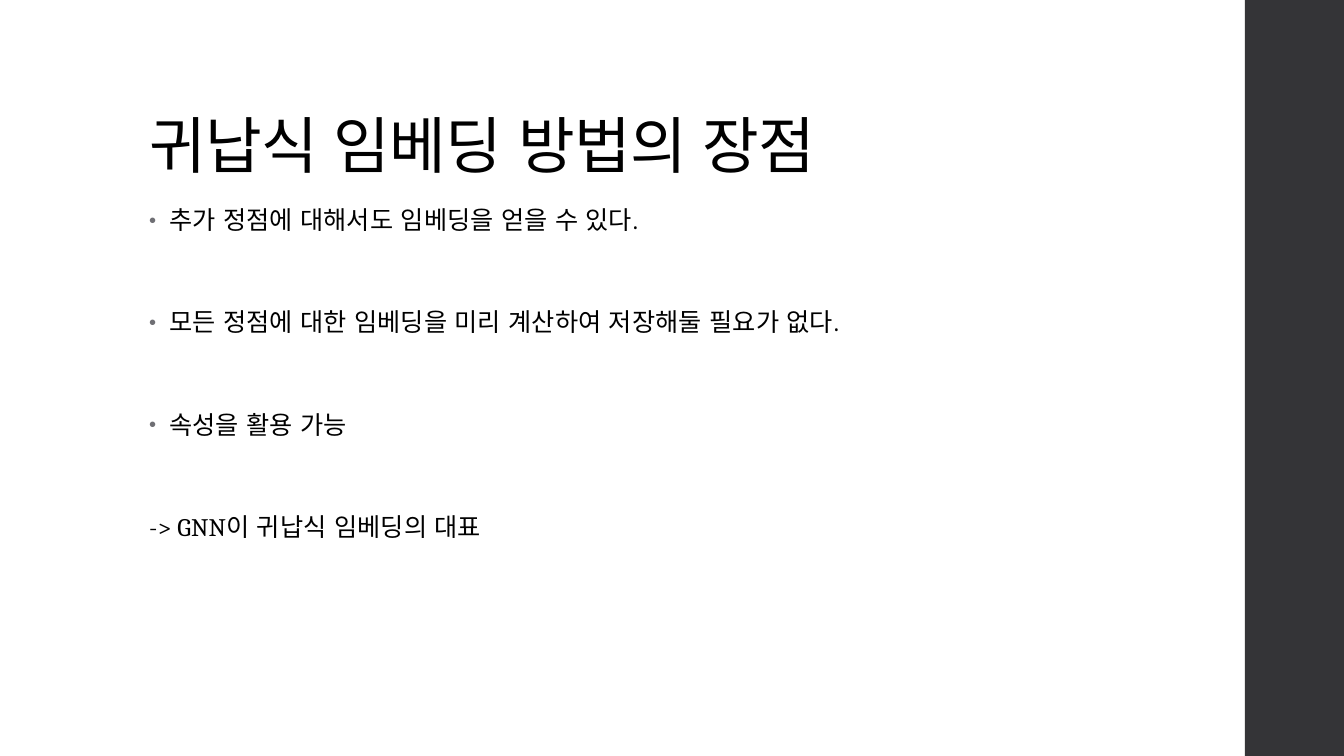
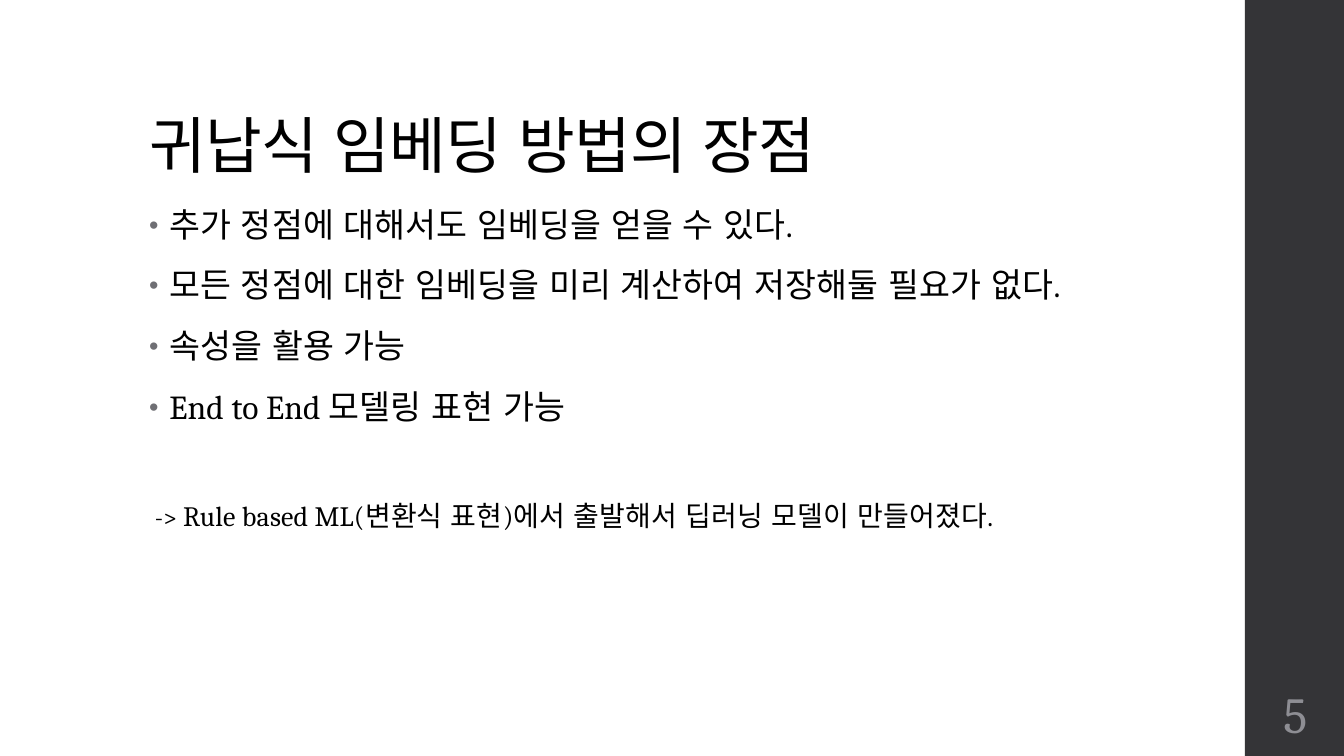
Before and after one commit to team-fairy/JunCheol, a slide deck: slide 5 of Presentation_resource/GNN.pptm. Drawn at 1344x756 pixels with LibreOffice and Linux fonts; fonts in the diff are those of the drawing. Boxes give left, top, right and bottom in pixels: in the first picture for what was removed or moved away, otherwise in the second. Text is boxed around its words. In the diff, an @@ line names an element or a change of style, - is before the commit and + after.

```diff
--- a/Presentation_resource/GNN.pptm
+++ b/Presentation_resource/GNN.pptm
@@ text at box(169, 209, 1061, 361): size 18 to 24 pt in "추가 정점에 대해서도 임베딩을 얻을 수 있다.", "모든 정점에 대한 임베딩을 미리 계산하여 저장해둘 ...", "속성을 활용 가능" @@
@@ text at box(169, 391, 993, 530): text changed; size 18 to 20 pt @@
--> GNN이 귀납식 임베딩의 대표
+• End to End 모델링 표현 가능
+-> Rule based ML(변환식 표현)에서 출발해서 딥러닝 모델이 만들어졌다.
@@ page number added at box(1283, 699, 1307, 733), 36 pt, text #8E8E94 @@
+5
```
Also in this commit, not shown: 5 other slides changed, 13 slides added, 5 slides removed.
